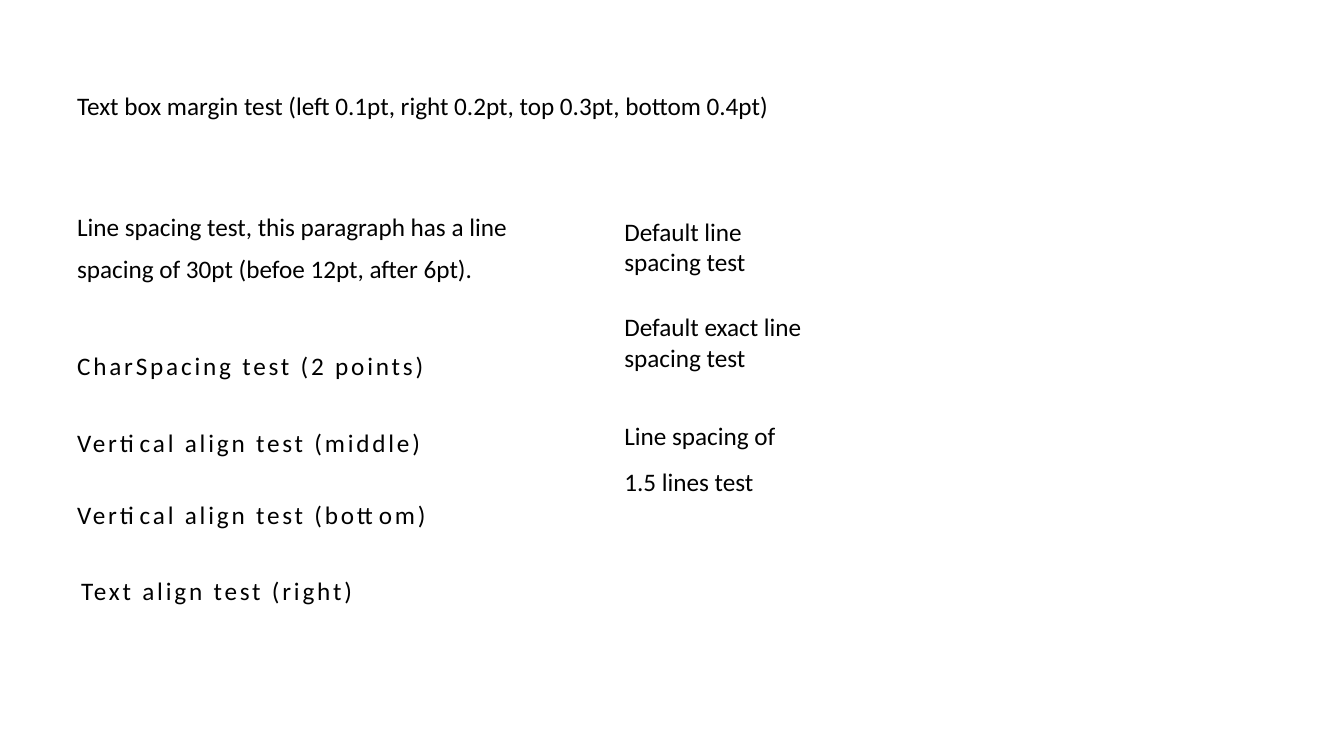
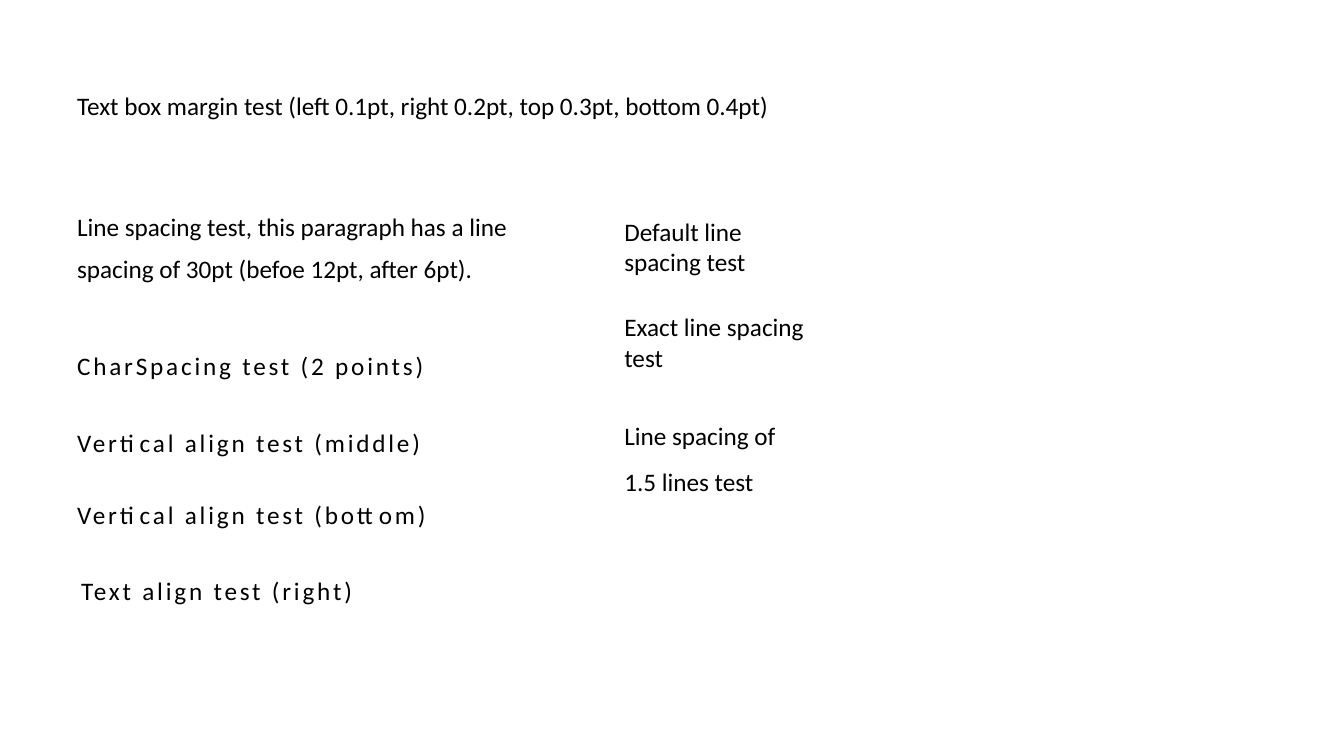
Before and after one commit to wisetwo/pptx-code-helper, a slide deck: slide 2 of src/PptxCodeHelper.pptm. Drawn at 1344x756 pixels with LibreOffice and Linux fonts; fonts in the diff are those of the drawing. Boxes give left, top, right and bottom in pixels: in the first picture for what was removed or moved away, otherwise in the second. Text is boxed around its words. In the diff, an @@ line names an element or a change of style, - is before the commit and + after.

```diff
--- a/src/PptxCodeHelper.pptm
+++ b/src/PptxCodeHelper.pptm
@@ text at box(624, 318, 804, 368): text changed @@
-Default exact line spacing test
+Exact line spacing test
```
Also in this commit, not shown: 3 other files.
